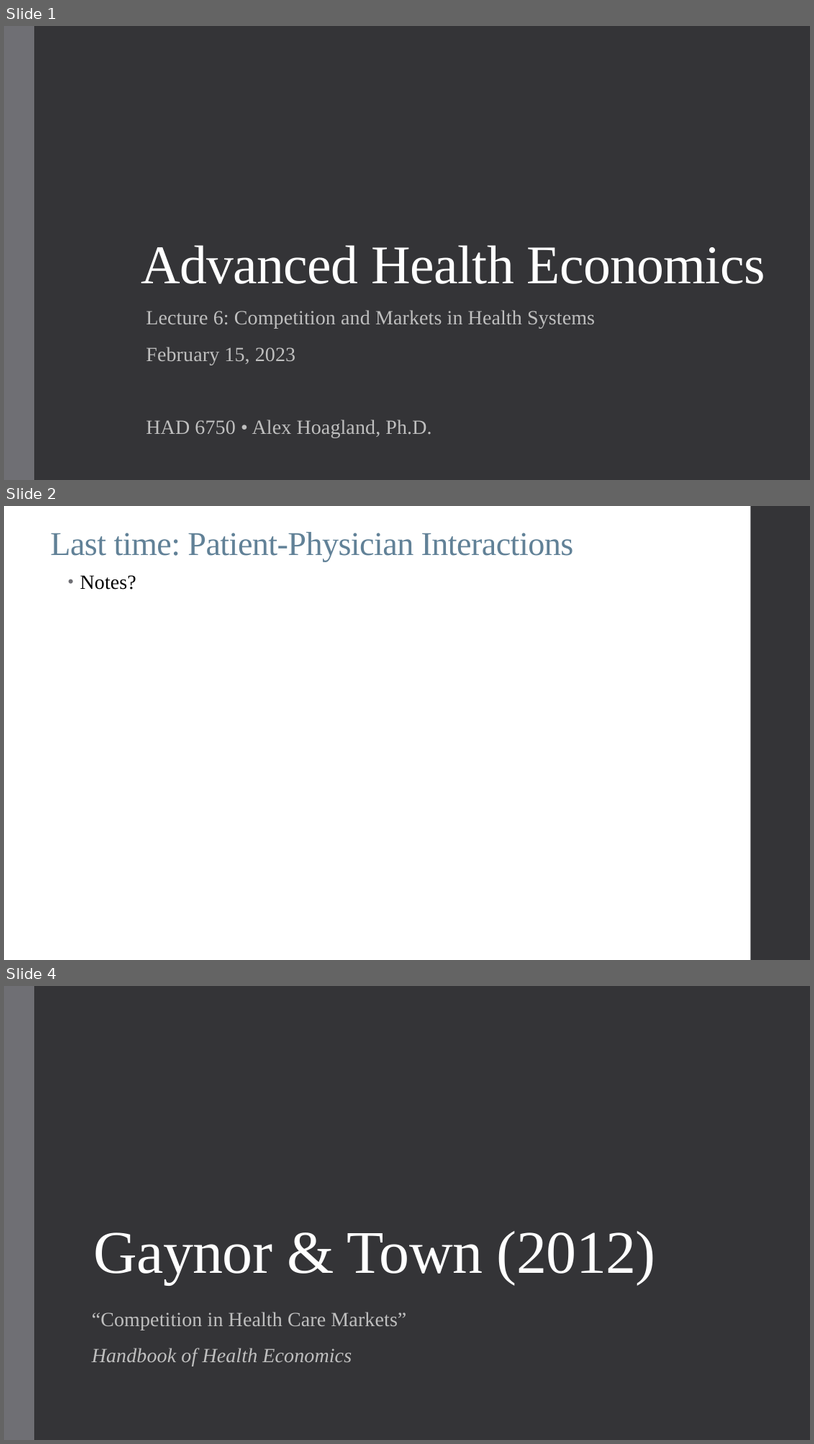
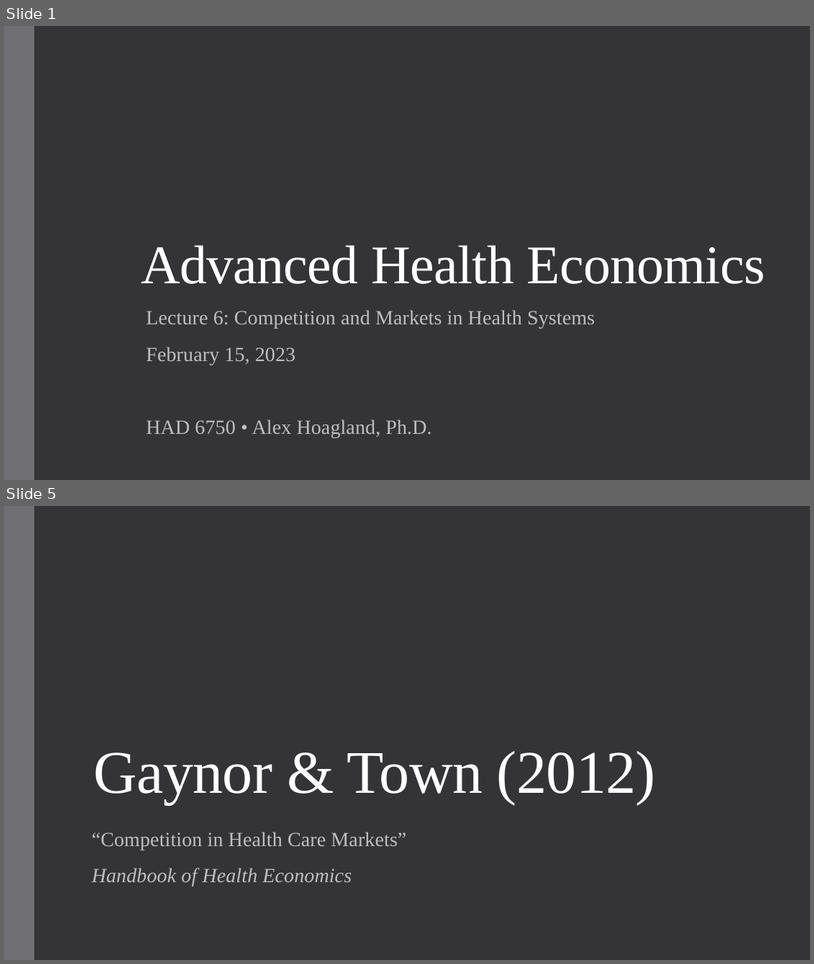
Before and after one commit to alex-hoagland/HAD6750H, a slide deck: Lecture06_HealthSystems/L6Slides_HealthSystems_2023W.pptx. Shown one above the other, each under a label of ours: slides 1, 2 and 4 before the commit, slides 1 and 5 after it; the slides between them are not shown. The pictures are 814x1444 and 814x964 pixels, drawn with LibreOffice and Linux fonts; fonts in the diff are those of the drawing. Boxes give left, top, right and bottom in pixels: in the first picture for what was removed or moved away, otherwise in the second. Text is boxed around its words. In the diff, an @@ line names an element or a change of style, - is before the commit and + after.

```diff
--- a/Lecture06_HealthSystems/L6Slides_HealthSystems_2023W.pptx
+++ b/Lecture06_HealthSystems/L6Slides_HealthSystems_2023W.pptx
@@ slide 2 removed at (4, 506, 810, 960), background #FFFFFF @@
@@ rectangle removed at (751, 506, 810, 960) @@
@@ title removed at (50, 532, 574, 561) @@
-Last time: Patient-Physician Interactions
@@ text removed at (80, 575, 136, 590) @@
-• Notes?
@@ what was slide 4 is now slide 5 @@
```
Also in this commit, not shown: 8 slides changed, 5 slides added, 4 other slides removed.
